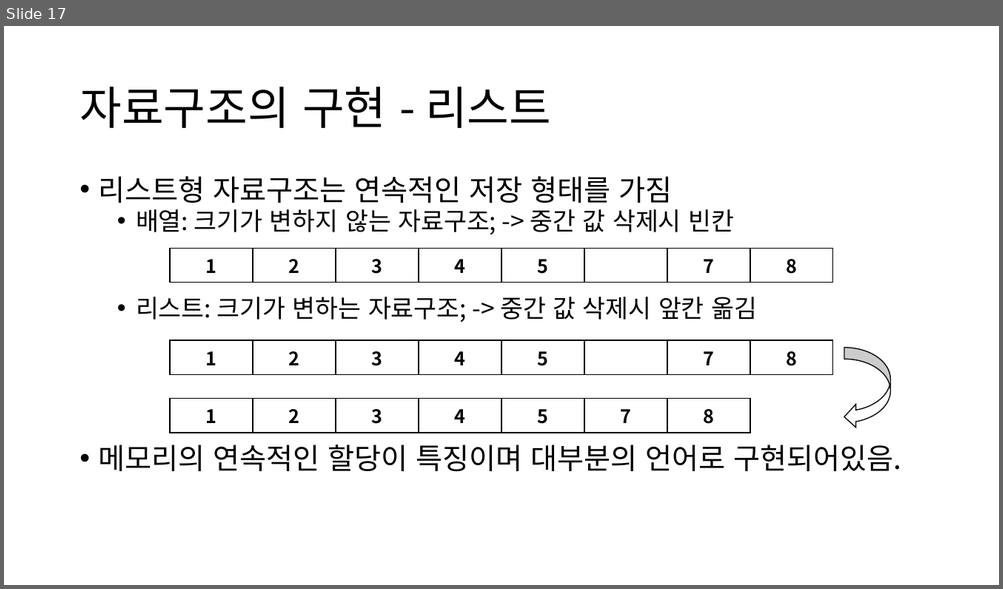
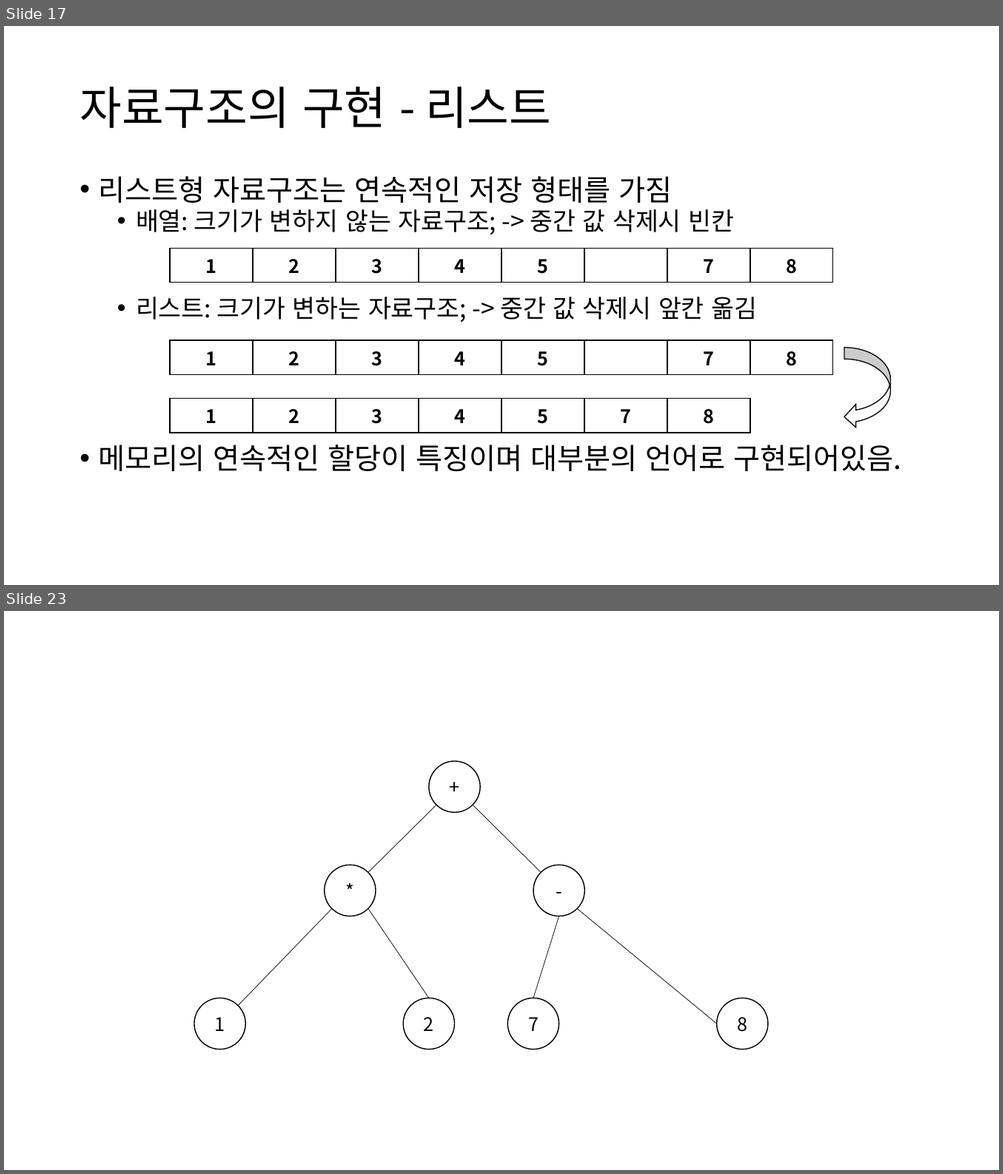
Before and after one commit to jjeong723/Study_note, a slide deck: 1st_study.pptx. Shown one above the other, each under a label of ours: slide 17 before the commit, slides 17 and 23 after it; the slides between them are not shown. The pictures are 1003x589 and 1003x1174 pixels, drawn with LibreOffice and Linux fonts; fonts in the diff are those of the drawing. Boxes give left, top, right and bottom in pixels: in the first picture for what was removed or moved away, otherwise in the second. Text is boxed around its words. In the diff, an @@ line names an element or a change of style, - is before the commit and + after.

```diff
--- a/1st_study.pptx
+++ b/1st_study.pptx
@@ slide 23 added at [4,611,999,1170], background #FFFFFF @@
@@ ellipse added at [429,761,480,812], fill #FFFFFF, outline #000000 1 pt, 18 pt, text #000000 @@
++
@@ line added from (436, 805) to (368, 873), #000000 0.5 pt @@
@@ line added from (472, 805) to (540, 873), #000000 0.5 pt @@
@@ ellipse added at [324,866,375,917], fill #FFFFFF, outline #000000 1 pt, 18 pt, text #000000 @@
+*
@@ ellipse added at [533,866,584,917], fill #FFFFFF, outline #000000 1 pt, 18 pt, text #000000 @@
+-
@@ line added from (332, 908) to (239, 1005), #000000 0.5 pt @@
@@ line added from (368, 908) to (429, 998), #000000 0.5 pt @@
@@ line added from (559, 916) to (533, 998), #000000 0.5 pt @@
@@ line added from (577, 908) to (717, 1025), #000000 0.5 pt @@
@@ ellipse added at [194,998,246,1050], fill #FFFFFF, outline #000000 1 pt, 18 pt, text #000000 @@
+1
@@ ellipse added at [403,998,455,1050], fill #FFFFFF, outline #000000 1 pt, 18 pt, text #000000 @@
+2
@@ ellipse added at [508,998,559,1050], fill #FFFFFF, outline #000000 1 pt, 18 pt, text #000000 @@
+7
@@ ellipse added at [717,998,768,1050], fill #FFFFFF, outline #000000 1 pt, 18 pt, text #000000 @@
+8
```
Also in this commit, not shown: 2 slides changed, 6 other slides added.
